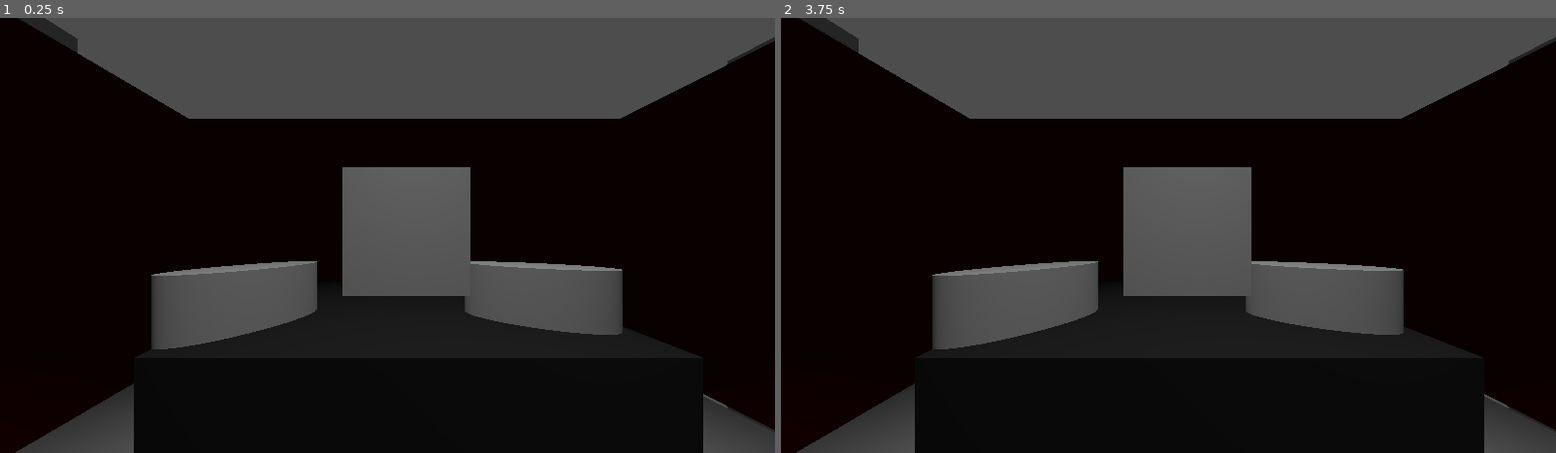
Above: before the commit, frames 1-2 (left to right).
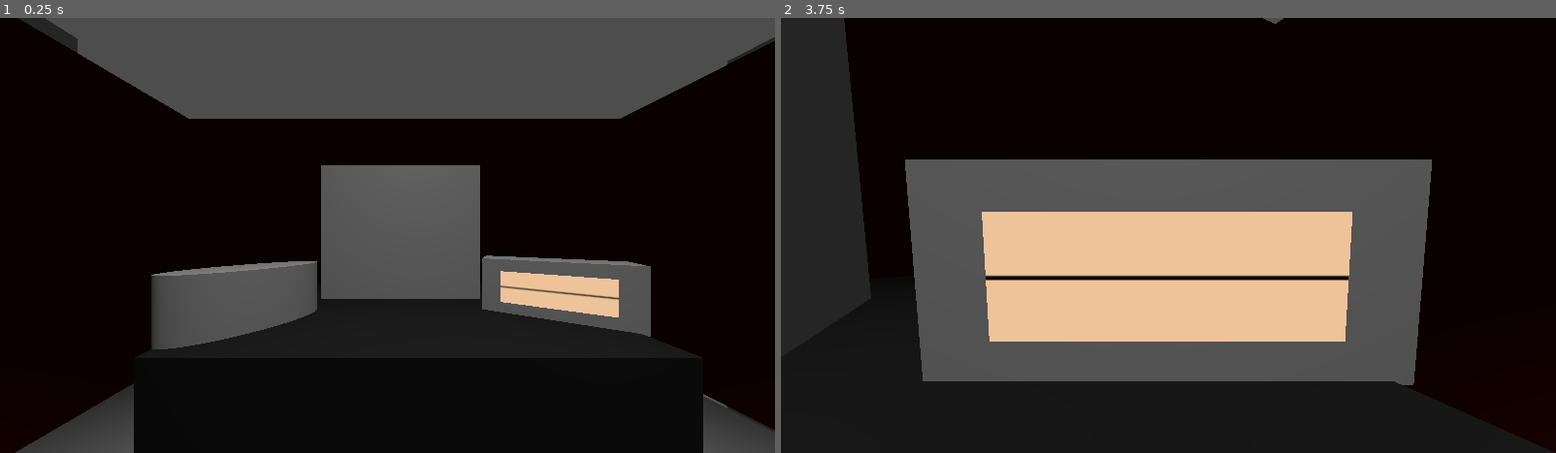
Above: after the commit, the same moments.

Repository: aaracan246/gameoff2025-ettudiopitijopo
Game: Godot game, scene res://Scenes/demo.tscn
The game is run twice, just before and just after one commit, with the same random seed, the same clock (stepped at 60 frames per second) and the same inputs.
Inputs (mouse positions are in pixels of both pictures, inside the frame that each line leads up to):
- Up to frame 1 (0.25 s): no input
- Up to frame 2 (3.75 s): tap Enter at 0.5, 2, 3.5 s; move the mouse to (1339, 213) at 0.52 s; click (1339, 213) at 0.67 s; tap Space at 1.25, 2.75 s; move the mouse to (1013, 257) at 1.27 s; click (1013, 257) at 1.42 s; move the mouse to (1246, 139) at 2.02 s; click (1246, 139) at 2.17 s; move the mouse to (1129, 322) at 2.77 s; click (1129, 322) at 2.92 s; move the mouse to (1401, 300) at 3.52 s; click (1401, 300) at 3.67 s

The runs differ from the first frame. In frame 1, 4.0% of the frame differs, in the area x 41-84%, y 33-74%; in frame 2, 57%, in the area x 0-100%, y 0-100%.

Commit message:
Zoom added

Diff:
--- a/waves-from-beyond/Scenes/demo.tscn
+++ b/waves-from-beyond/Scenes/demo.tscn
@@ -1,7 +1,9 @@
-[gd_scene load_steps=11 format=3 uid="uid://cq3tykgg15qkd"]
+[gd_scene load_steps=13 format=3 uid="uid://cq3tykgg15qkd"]
 
 [ext_resource type="PackedScene" uid="uid://ct3rcan86re81" path="res://Scenes/player.tscn" id="1_nsw6b"]
+[ext_resource type="Script" uid="uid://cgge5upov1qgl" path="res://Scenes/map.gd" id="1_tcdmn"]
 [ext_resource type="Texture2D" uid="uid://bgdtbfvupwjk7" path="res://Assets/map.jpg" id="2_ie00b"]
+[ext_resource type="PackedScene" uid="uid://b2w3amblmdkc1" path="res://Scenes/radio.tscn" id="3_glc8m"]
 
 [sub_resource type="Environment" id="Environment_nsw6b"]
 ambient_light_energy = 1.48
@@ -24,12 +26,23 @@
 albedo_color = Color(0.21470988, 0.035365377, 0, 1)
 
 [node name="Demo" type="Node3D"]
+script = ExtResource("1_tcdmn")
 
 [node name="WorldEnvironment" type="WorldEnvironment" parent="."]
 environment = SubResource("Environment_nsw6b")
 
 [node name="Player" parent="." instance=ExtResource("1_nsw6b")]
 transform = Transform3D(1, 0, 0, 0, 1, 0, 0, 0, 1, -0.30649328, 0, -1.6550336)
+suavizado = 10.0
+min_zoom = 10.0
+max_zoom = 20.0
+zoom_speed = 50.0
+rotations = {
+"back": Vector3(0, 3.1415927, 0),
+"front": Vector3(0, 0, 0),
+"left": Vector3(0, 1.5707964, 0),
+"right": Vector3(0, -1.5707964, 0)
+}
 
 [node name="Room" type="Node3D" parent="."]
 
@@ -54,13 +67,8 @@
 mesh = SubResource("CylinderMesh_ie00b")
 skeleton = NodePath("../MeshInstance3D3")
 
-[node name="MeshInstance3D5" type="MeshInstance3D" parent="Room"]
-transform = Transform3D(0.9175464, 0, -0.14084424, 0, 0.24770208, 0, 0.3976282, 0, 0.32500494, 0.81327045, -0.47698164, -3.32255)
-mesh = SubResource("CylinderMesh_ie00b")
-skeleton = NodePath("../MeshInstance3D3")
-
 [node name="MeshInstance3D3" type="MeshInstance3D" parent="Room"]
-transform = Transform3D(0.99999976, 0, 0, 0, 0.9999999, 0, 0, 0, 0.35421076, -0.16012561, 0.027065754, -3.521884)
+transform = Transform3D(1.2379216, 0, 0, 0, 1.0396523, 0, 0, 0, 0.35421076, -0.20630133, 0.027065754, -3.521884)
 mesh = SubResource("BoxMesh_glc8m")
 skeleton = NodePath("../..")
 
@@ -87,3 +95,8 @@
 [node name="Sprite3D" type="Sprite3D" parent="Room"]
 transform = Transform3D(0.01204053, 0, -0.20901133, 0, 0.20935786, 0, 0.20901133, 0, 0.01204053, 3.5484738, 0, -1)
 texture = ExtResource("2_ie00b")
+
+[node name="Radio" parent="Room" instance=ExtResource("3_glc8m")]
+transform = Transform3D(0.86824214, 0, -0.49614072, 0, 1, 0, 0.49614072, 0, 0.86824214, 1.031245, -0.4262473, -3.4397762)
+
+[connection signal="input_event" from="Room/Radio" to="." method="_on_radio_input_event"]
--- /dev/null
+++ b/waves-from-beyond/Scenes/map.gd
@@ -0,0 +1,8 @@
+extends Node3D
+
+
+func _on_radio_input_event(camera: Node, event: InputEvent, event_position: Vector3, normal: Vector3, shape_idx: int) -> void:
+	if event is InputEventMouseButton and event.button_mask == 1:
+		$Player.current = false
+		$Room/Radio/Camera3D.current = true
+	pass
--- a/waves-from-beyond/Scenes/player.tscn
+++ b/waves-from-beyond/Scenes/player.tscn
@@ -15,6 +15,11 @@
 [node name="Player" type="Camera3D"]
 fov = 90.0
 script = ExtResource("1_v0iea")
+suavizado = null
+min_zoom = null
+max_zoom = null
+zoom_speed = null
+rotations = null
 
 [node name="Right" type="Area3D" parent="."]
 transform = Transform3D(1, 0, 0, 0, 1, 0, 0, 0, 1, 6.3237147, 0, -3.2318857)
--- a/waves-from-beyond/Scenes/radio.tscn
+++ b/waves-from-beyond/Scenes/radio.tscn
@@ -1,23 +1,43 @@
-[gd_scene load_steps=4 format=3 uid="uid://b2w3amblmdkc1"]
+[gd_scene load_steps=6 format=3 uid="uid://b2w3amblmdkc1"]
+
+[ext_resource type="Texture2D" uid="uid://dh6ih858v64we" path="res://Assets/Hondas.png" id="1_8y21s"]
 
 [sub_resource type="BoxShape3D" id="BoxShape3D_6jxtu"]
 size = Vector3(1, 0.45791626, 0.31030273)
 
 [sub_resource type="BoxMesh" id="BoxMesh_8y21s"]
 
+[sub_resource type="AtlasTexture" id="AtlasTexture_bdbpc"]
+atlas = ExtResource("1_8y21s")
+region = Rect2(0, 0, 176, 64)
+
 [sub_resource type="SpriteFrames" id="SpriteFrames_6jxtu"]
+animations = [{
+"frames": [{
+"duration": 1.0,
+"texture": SubResource("AtlasTexture_bdbpc")
+}],
+"loop": true,
+"name": &"idle",
+"speed": 5.0
+}]
 
-[node name="Radio" type="Node3D"]
+[node name="Radio" type="StaticBody3D"]
 
-[node name="StaticBody3D" type="StaticBody3D" parent="."]
-
-[node name="CollisionShape3D" type="CollisionShape3D" parent="StaticBody3D"]
+[node name="CollisionShape3D" type="CollisionShape3D" parent="."]
 transform = Transform3D(1, 0, 0, 0, 1, 0, 0, 0, 1, 0, 1.5258789e-05, 0.0015869141)
 shape = SubResource("BoxShape3D_6jxtu")
 
-[node name="MeshInstance3D" type="MeshInstance3D" parent="StaticBody3D"]
+[node name="MeshInstance3D" type="MeshInstance3D" parent="."]
 transform = Transform3D(1, 0, 0, 0, 0.4525948, 0, 0, 0, 0.30705434, 0, 0, 0)
 mesh = SubResource("BoxMesh_8y21s")
+skeleton = NodePath("")
 
 [node name="AnimatedSprite3D" type="AnimatedSprite3D" parent="."]
+transform = Transform3D(0.40460753, 0, 0, 0, 0.40460753, 0, 0, 0, 0.40460753, -0.0024818182, -0.0025820993, 0.15547585)
 sprite_frames = SubResource("SpriteFrames_6jxtu")
+animation = &"idle"
+autoplay = "idle"
+
+[node name="Camera3D" type="Camera3D" parent="."]
+transform = Transform3D(1, 0, 0, 0, 0.9959254, 0.09018066, 0, -0.09018066, 0.9959254, 0, 0.13064717, 0.7021497)
--- a/waves-from-beyond/Scripts/player.gd
+++ b/waves-from-beyond/Scripts/player.gd
@@ -1,17 +1,21 @@
 extends Camera3D
 
 @export var suavizado: float = 10.0
-
-var objetivo_rot: Vector3
-var rot_actual: Vector3
-var positionXYZ = 0
-
+@export_range(0, 1000) var min_zoom: float = 10
+@export_range(0, 1000) var max_zoom: float = 20
+@export_range(0, 1000, 0.1) var zoom_speed: float = 50
 @export var rotations := {
 	"front": Vector3(0.0, deg_to_rad(0.0), 0.0),
 	"right": Vector3(0.0, deg_to_rad(-90.0), 0.0),
 	"back": Vector3(0.0, deg_to_rad(180.0), 0.0),
 	"left": Vector3(0.0, deg_to_rad(90.0), 0.0),
 }
+
+
+var objetivo_rot: Vector3
+var rot_actual: Vector3
+var positionXYZ = 0
+var zoom_level = 64.0
 
 func _ready():
 	rot_actual = rotation
@@ -22,6 +26,7 @@
 	rot_actual.x = lerp_angle(rot_actual.x, objetivo_rot.x, suavizado * delta)
 	rot_actual.y = lerp_angle(rot_actual.y, objetivo_rot.y, suavizado * delta)
 	rotation = rot_actual
+
 
 
 func rotation_manager():
@@ -35,6 +40,9 @@
 		3:
 			objetivo_rot = rotations["left"]
 
+func zoom_manager():
+	zoom_level = clamp(zoom_level, min_zoom, max_zoom)
+	position.x = lerp(position.x, zoom_level, 0.1)
 
 func _on_right_mouse_entered() -> void:
 	if positionXYZ < 3:
@@ -53,3 +61,8 @@
 		positionXYZ = 0
 
 	rotation_manager()
+
+
+func _on_radio_input_event(camera: Node, event: InputEvent, event_position: Vector3, normal: Vector3, shape_idx: int) -> void:
+	if event is InputEventMouseButton and event.button_mask == 1:
+		zoom_manager()
Binary file added: waves-from-beyond/Assets/Hondas.png
Not shown, added: waves-from-beyond/Assets/Hondas.png.import
Not shown, added: waves-from-beyond/Scenes/map.gd.uid
